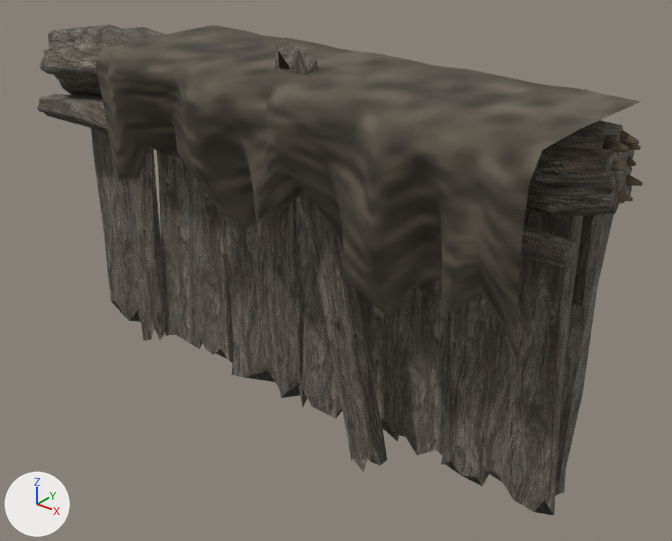
An edit to the glTF model Taierzhuang1938/Model/TanketteAdvanceEastTrack/Model_GreyTimberShoring.glb, drawn before and after from the same camera.
Before and after are seen from a 50 mm lens placed at (2.13, -2.38, 2.1), pointed at (0.22, 0.0, 0.62). Arrows for +X, +Y and +Z are at lower left; the lights stay in place. The first picture is the older version. Where no turn or scale is listed for an object, it has been applied to the vertices. Vertices at exactly the same position are counted once.

Objects in the first picture: 'EastTrackCrossbeamEnd', 'EastTrackDrapedCanvas', 'EastTrackWeatheredTimber' and 1 more.
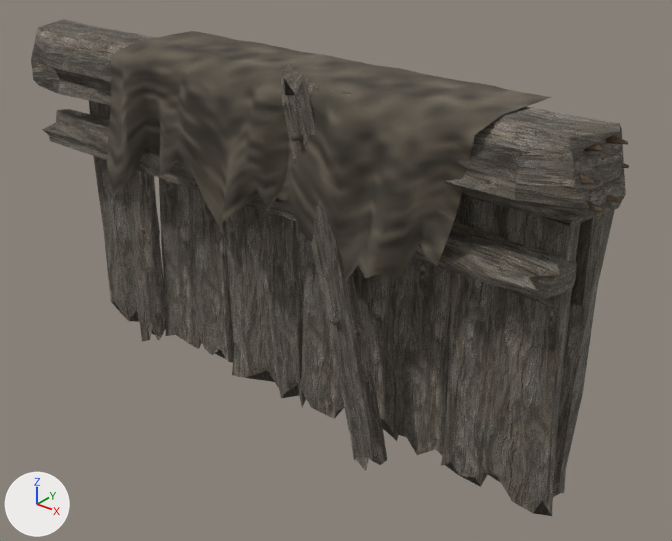
Changed parts and their boxes (x1, y1, x2, y2) in the pictures (672 x 541 px; the box of a moved part takes in the faces that stretch with it):
'EastTrackWeatheredTimber', reshaped: before (37, 25, 634, 515); after (31, 19, 626, 516)
'EastTrackDrapedCanvas', reshaped (18% narrower, 26% shorter): before (95, 25, 641, 362); after (107, 31, 552, 281)
part 2 of me_easttrackweatheredtimber, rebuilt (14% taller): before (37, 94, 580, 268); after (42, 109, 577, 308)
part 3 of me_easttrackweatheredtimber, added: after (31, 19, 626, 227)
part 4 of me_easttrackweatheredtimber, moved or reshaped: before (39, 25, 634, 515); after (89, 66, 580, 516)
part 5 of me_easttrackweatheredtimber, surface changed: before (91, 49, 583, 514); after (89, 76, 580, 515)

The change, as a diff of the scene's bpy script:
```diff
--- a/Taierzhuang1938/Model/TanketteAdvanceEastTrack/Model_GreyTimberShoring.glb.py
+++ b/Taierzhuang1938/Model/TanketteAdvanceEastTrack/Model_GreyTimberShoring.glb.py
@@ me_easttrackdrapedcanvas @@
 # used by ob_easttrackdrapedcanvas; location = (0.0, 0.0, 0.0)
-me_easttrackdrapedcanvas.from_pydata(...)  # 403 vertices, 720 faces; spans x -0.59..1.21, y -0.47..0.13, z 0.67..1.4
+me_easttrackdrapedcanvas.from_pydata(...)  # 403 vertices, 720 faces; spans x -0.76..0.93, y -0.27..0.15, z 0.71..1.36
+# me_easttrackdrapedcanvas part 1: 403 of 403 vertices moved; they spanned x -0.59..1.21, y -0.47..0.13, z 0.67..1.4 and now span x -0.76..0.93, y -0.27..0.15, z 0.71..1.36; mean shift (-0.23, 0.13, -0.05)
 me_easttrackdrapedcanvas.materials.append(mat_easttrackdrapedcanvas)
@@ me_easttrackweatheredtimber @@
 # used by ob_easttrackweatheredtimber; location = (0.0, 0.0, 0.0)
-me_easttrackweatheredtimber.from_pydata(...)  # 1312 vertices, 2560 faces; spans x -1.25..1.25, y -0.25..0.22, z -0.05..1.48
+me_easttrackweatheredtimber.from_pydata(...)  # 1056 vertices, 2048 faces; spans x -1.3..1.23, y -0.25..0.22, z -0.05..1.4
+# me_easttrackweatheredtimber part 2: the loose piece of 98 vertices spanning x -1.24..1.15, y -0.22..-0.03, z 0.93..1.09 is rebuilt with 66 vertices and now spans x -1.23..1.15, y -0.19..0.02, z 0.83..0.98
+# me_easttrackweatheredtimber part 3: a new loose piece of 66 vertices spanning x -1.3..1.23, y -0.23..0.12, z 1.08..1.36, in mat_easttrackweatheredtimber
+# me_easttrackweatheredtimber part 4: 497 vertices moved from x -1.16..1.16, y -0.25..0.13, z -0.05..1.48 to x -1.16..1.16, y -0.25..0.14, z -0.05..1.4; 293 vertices removed from x -1.25..1.25, y -0.2..0.19, z 0.82..1.39; 3 vertices added at x -0.13..0.43, y -0.03..0.12, z 0.82..1.24
+# me_easttrackweatheredtimber part 5: 1031 kept faces spanning x -1.17..1.16, y -0.25..0.14, z -0.05..1.4 get new texture (UV) coordinates
 me_easttrackweatheredtimber.materials.append(mat_easttrackweatheredtimber)
```
